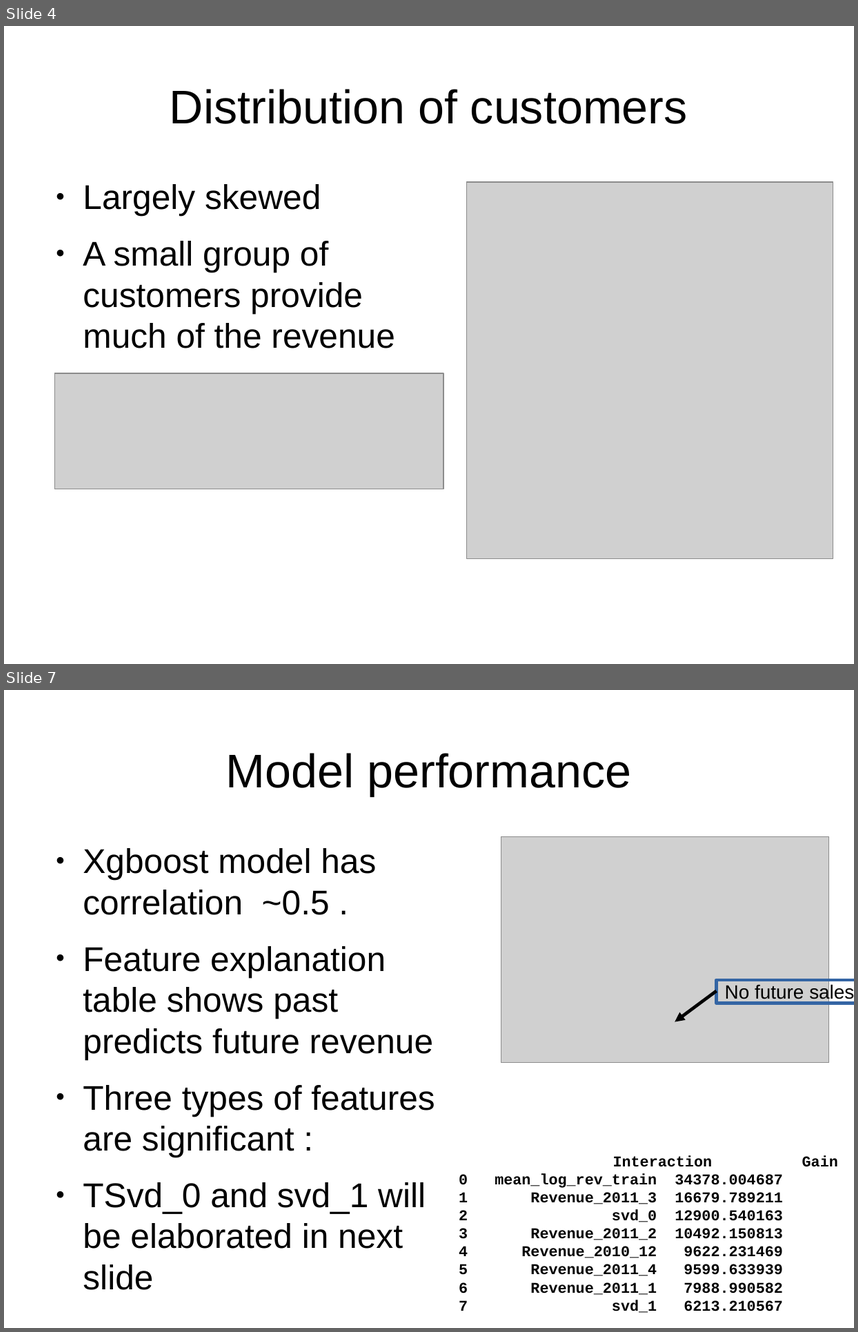
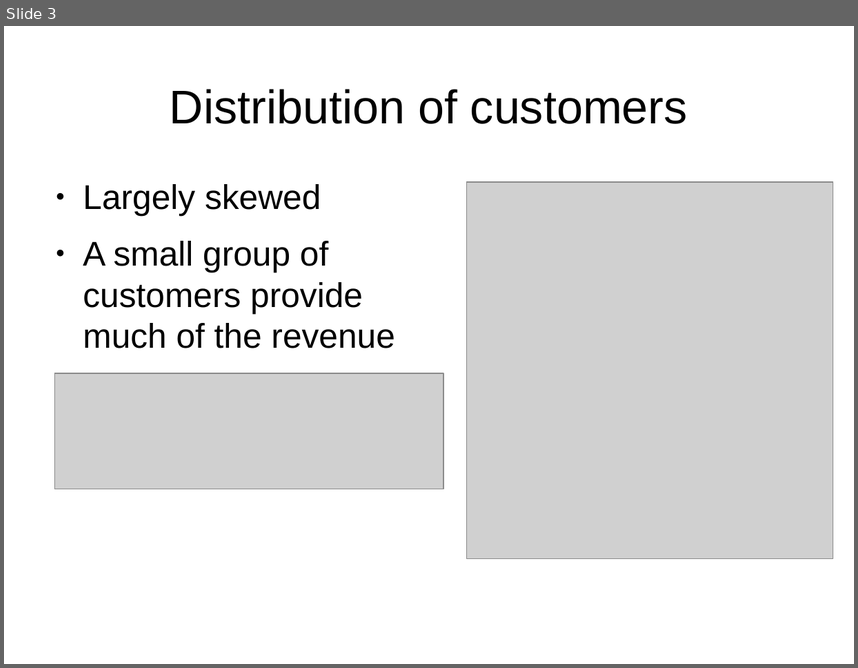
Before and after one commit to leexa90/E-commece-Data-Science, a slide deck: Present.odp. Shown one above the other, each under a label of ours: slides 4 and 7 before the commit, slide 3 after it; the slides between them are not shown. The pictures are 858x1332 and 858x668 pixels, drawn with LibreOffice and Linux fonts; fonts in the diff are those of the drawing; grey boxes stand for pictures. Boxes give left, top, right and bottom in pixels: in the first picture for what was removed or moved away, otherwise in the second. Text is boxed around its words. In the diff, an @@ line names an element or a change of style, - is before the commit and + after.

```diff
--- a/Present.odp
+++ b/Present.odp
@@ slide 7 removed at (4,690,854,1328), background #FFFFFF @@
@@ title removed at (225,753,631,796) @@
-Model performance
@@ text removed at (83,848,435,1290) @@
-● Xgboost model has correlation ~0.5 .
-● Feature explanation table shows past predicts future revenue
-● Three types of features are significant :
-● TSvd_0 and svd_1 will be elaborated in next slide
@@ picture removed at (501,836,829,1063) @@
@@ arrow removed from (717, 991) to (675, 1022) @@
@@ rectangle removed at (717,980,854,1003) @@
-No future sales
@@ text removed at (495,1155,783,1312) @@
-Interaction Gain
-0 mean_log_rev_train 34378.004687
-1 Revenue_2011_3 16679.789211
-2 svd_0 12900.540163
-3 Revenue_2011_2 10492.150813
-4 Revenue_2010_12 9622.231469
-5 Revenue_2011_4 9599.633939
-6 Revenue_2011_1 7988.990582
-7 svd_1 6213.210567
@@ what was slide 4 is now slide 3 @@
```
Also in this commit, not shown: 3 slides changed, 6 slides added, 3 other slides removed, 2 other files.
